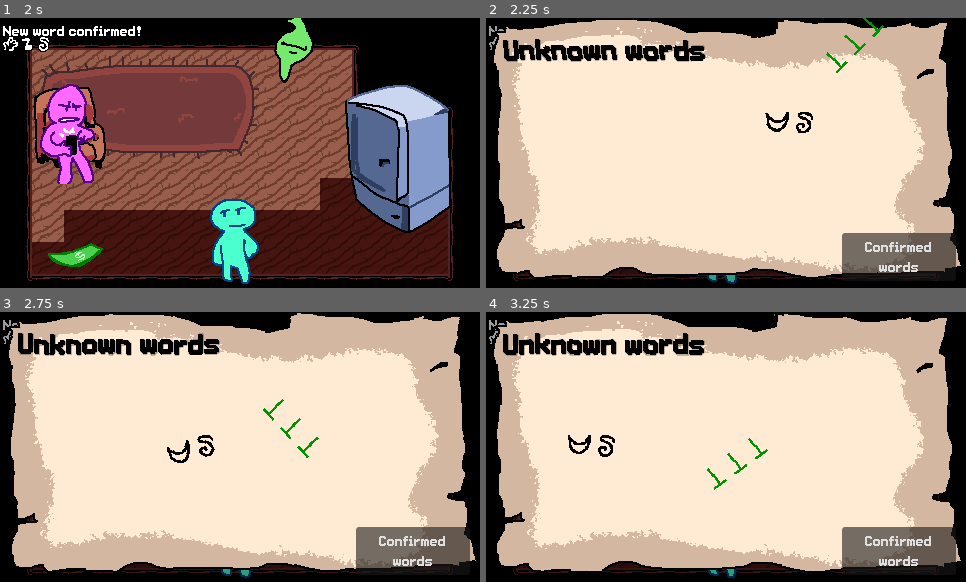
Above: before the commit, frames 1-4 (two rows, left to right).
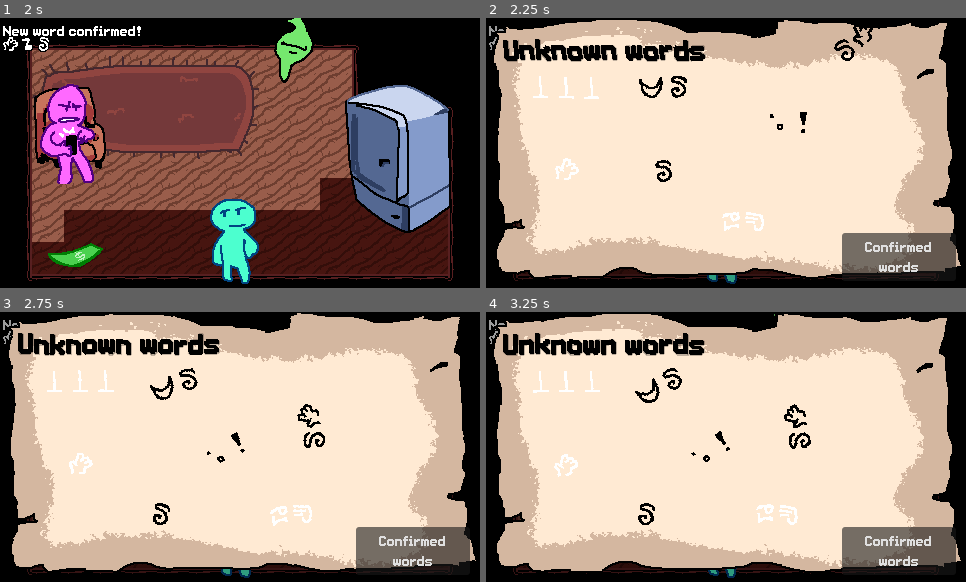
Above: after the commit, the same moments.

Repository: hryspider/GGJ-Committee-Team26
Game: Godot game, scene res://rooms/title_screen.tscn
The game is run twice, just before and just after one commit, with the same random seed, the same clock (stepped at 60 frames per second) and the same inputs.
Inputs (mouse positions are in pixels of both pictures, inside the frame that each line leads up to):
- Up to frame 1 (2 s): click "Proceed" at 0.5 s; tap Enter at 1.25 s; move the mouse to (216, 207) at 1.27 s; hold W (up) from 1.28 s (still down); click (216, 207) at 1.35 s
- Up to frame 2 (2.25 s): keep holding W (up); move the mouse to (870, 193) at 2.02 s; tap Q (dictionary) at 2.1 s
- Up to frame 3 (2.75 s): keep holding W (up)
- Up to frame 4 (3.25 s): move the mouse to (678, 452) at 2.77 s; release W (up) at 2.78 s; hold A (left) from 2.78 s (still down); tap E (interact) at 2.85 s

Frame 1 is identical in both runs. In frame 2, 1.7% of the frame differs, in the area x 9-83%, y 0-79%; in frame 3, 1.8%; in frame 4, 1.9%, in the area x 9-68%, y 20-79%.

Commit message:
unfortunately it's in glorp

Diff:
--- a/globals/langauge_globals.gd
+++ b/globals/langauge_globals.gd
@@ -7,13 +7,11 @@
 
 @onready var english_to_gleep = {
 	"hello":"d",
+	"money":"it",
 	"me":"db",
 	"want":"od",
 	"food":"da",
 	"milk":"mg",
-	"test":"a",
-	"bepis":"tf",
-	"slop":"eee"
 }
 
 var gleep_to_english = {}
@@ -28,18 +26,6 @@
 	"a"
 ]
 var confirmed_words = [
-	"mg",
-	"da",
-	"d",
-	"tf",
-	"a",
-	"d",
-	"d",
-	"d",
-	"d",
-	"d",
-	"d",
-	"d",
 ]
 
 @onready var rune_colors = {
--- a/objects/overlay.gd
+++ b/objects/overlay.gd
@@ -3,6 +3,8 @@
 var can_close = false
 var open = false
 signal finished
+
+@export var words_learned : Array[String]
 
 func _ready():
 	hide()
@@ -13,6 +15,8 @@
 func _process(delta):
 	if open:
 		modulate.a += delta*3
+		for i in words_learned:
+			LangaugeGlobals.add_word_confirmed(i)
 	else:
 		modulate.a -= delta*3
 	modulate.a = clampf(modulate.a, 0, 1)
--- a/ui/milk_overlay.tscn
+++ b/ui/milk_overlay.tscn
@@ -14,6 +14,7 @@
 [node name="Milk Overlay" type="CanvasGroup" unique_id=49455143]
 z_index = 999
 script = ExtResource("1_c6876")
+words_learned = Array[String](["mg"])
 
 [node name="Milkbg" type="Sprite2D" parent="." unique_id=609745426]
 material = ExtResource("2_qf51l")
--- a/ui/money_overlay.tscn
+++ b/ui/money_overlay.tscn
@@ -12,6 +12,7 @@
 [node name="Money Overlay" type="CanvasGroup" unique_id=49455143]
 z_index = 999
 script = ExtResource("1_xm215")
+words_learned = Array[String](["it"])
 
 [node name="Moneybg" type="Sprite2D" parent="." unique_id=609745426]
 material = ExtResource("2_kke1g")
